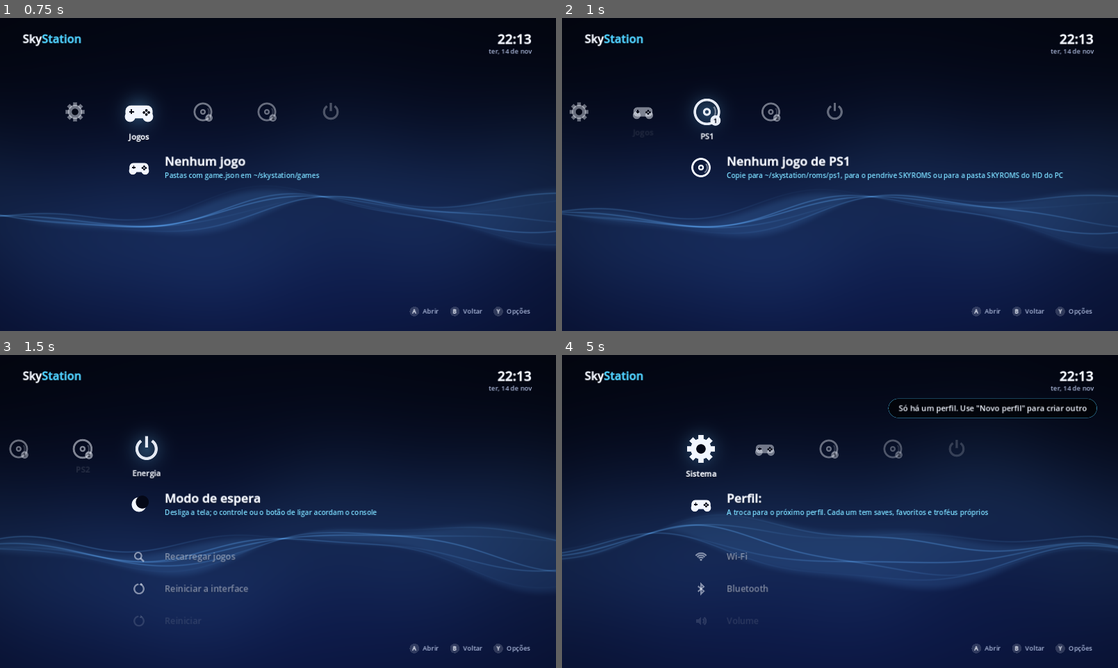
Above: before the commit, frames 1-4 (two rows, left to right).
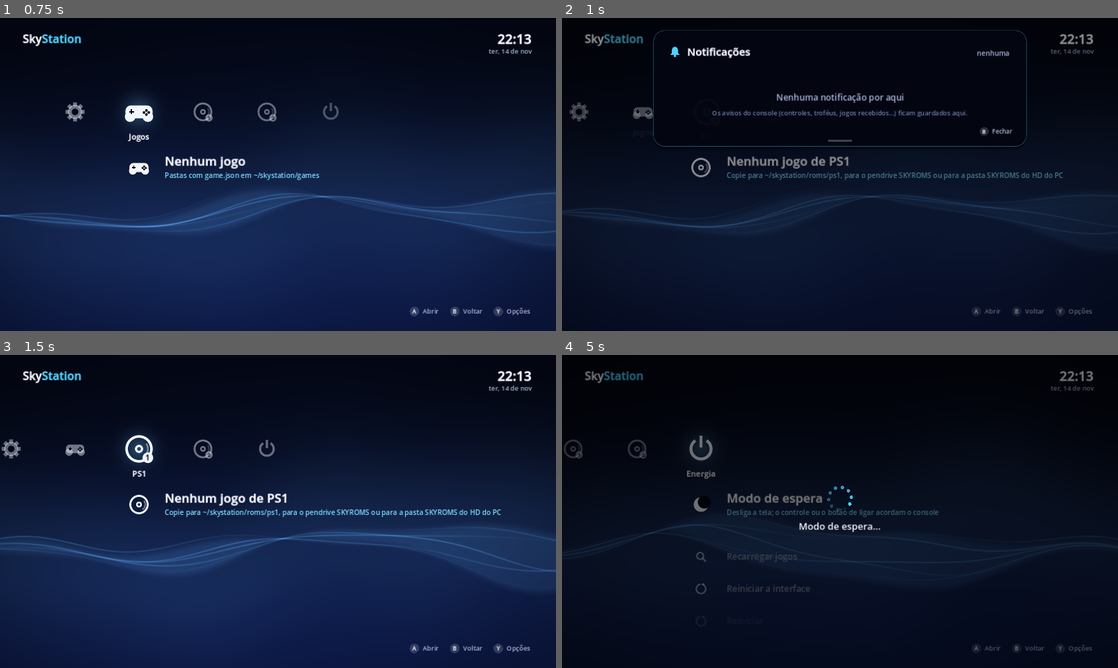
Above: after the commit, the same moments.

Repository: skyy-thedev/skystation
Game: Godot game, scene res://main.tscn
Two runs of this game, one before a commit and one after it. Both use one fixed random seed, a clock stepped at 60 frames per second and the inputs below.
Inputs (mouse positions are in pixels of both pictures, inside the frame that each line leads up to):
- Up to frame 1 (0.75 s): tap Enter (sky_accept) at 0.5, 0.6 s; move the mouse to (400, 158) at 0.52 s; hold Right (sky_right) from 0.53 s (still down); click (400, 158) at 0.67 s
- Up to frame 2 (1 s): keep holding Right (sky_right); tap Space at 0.77 s; tap N (sky_notif, bound only after the commit) at 0.8 s
- Up to frame 3 (1.5 s): move the mouse to (166, 527) at 1.27 s; release Right (sky_right) at 1.28 s; hold Backspace (sky_back) from 1.28 s (still down); tap N (sky_notif, bound only after the commit) at 1.35 s
- Up to frame 4 (5 s): tap Space at 1.52, 3.02, 3.77, 4.52 s; tap X (sky_x, bound only after the commit) at 1.55, 2.1, 4.55 s; move the mouse to (895, 442) at 2.02 s; release Backspace (sky_back) at 2.03 s; hold Right (sky_right) 2.03-2.78 s; tap Delete at 2.3, 2.85 s; move the mouse to (812, 574) at 2.77 s; hold Up (sky_up) 2.78-3.53 s; click (812, 574) at 2.92 s; tap Enter (sky_accept) at 3.05, 3.6 s; move the mouse to (1006, 558) at 3.52 s; hold Left (sky_left) from 3.53 s (still down); tap N (sky_notif, bound only after the commit) at 3.8, 4.35 s; move the mouse to (673, 464) at 4.27 s

Frame 1 is identical in both runs. In frame 2, 65% of the frame differs, in the area x 0-100%, y 3-100%; in frame 3, 2.6%; in frame 4, 69%, in the area x 0-100%, y 5-100%.

Commit message:
Fase 8.1: central de notificações, menu Home redesenhado e gerenciar Bluetooth
- Central de notificações: deslizar um dedo de cima para baixo no touchpad do DS4
  (sky-notify) abre o painel no launcher; com jogo aberto, o Home já na aba
  Notificações. Histórico persistente (skyhist.py, ~/skystation/notificacoes.json)
  gravado pelo sky-notify, sky-trofeus e sky-receber. A abre a seção do aviso,
  Quadrado apaga um, 'Limpar todas', B fecha.
- sky-overlay: redesenho com antialiasing (supersampling 4x com cache), ícones
  no desenho do launcher, onda do XMB, cartão de vidro, itens anteriores acima
  das categorias como no PS3, rodapé com botões em pílula.
- Bluetooth: conectar/desconectar/esquecer aparelhos (sky-config + Configurações).

Co-Authored-By: Claude Opus 5.5 <noreply@anthropic.com>
Claude-Session: https://claude.ai/code/session_01TKVjgVzp9XrpPq4TjJ91nW

Diff:
--- a/console/launcher/main.gd
+++ b/console/launcher/main.gd
@@ -235,6 +235,14 @@
 var job_thread: Thread = null
 var job_cancel_hint: bool = false
 var confirm_delete: bool = false
+# Fase 8.1: central de notificações (touchpad de cima para baixo, como no Android)
+var notif_open: bool = false
+var notif_t: float = 0.0
+var notif_sel: int = 0
+var notif_list: Array = []
+var notif_scroll: float = 0.0
+const NOTIF_ICONS := {"central": "download", "controle": "pad", "usb": "usb", "pendrive": "drive", "jogo": "disc",
+	"disco": "disc", "tv": "monitor", "trofeu": "trophy", "bateria": "battery", "energia": "battery", "calor": "thermo"}
 
 
 # ---------------------------------------------------------------- ciclo de vida
@@ -356,6 +364,8 @@
 	cat_smooth = lerp(cat_smooth, float(cat), k)
 	item_smooth = lerp(item_smooth, float(_cur_item()), k)
 	panel_t = move_toward(panel_t, 1.0 if panel_open else 0.0, delta * 6.0)
+	notif_t = move_toward(notif_t, 1.0 if notif_open else 0.0, delta * 6.5)
+	notif_scroll = lerp(notif_scroll, float(notif_sel), 1.0 - exp(-delta * 12.0))
 
 
 # ---------------------------------------------------------------- entradas
@@ -387,6 +397,8 @@
 	_add_action("sky_accept", [KEY_ENTER, KEY_KP_ENTER, KEY_SPACE], [JOY_BUTTON_A])
 	_add_action("sky_back", [KEY_BACKSPACE, KEY_ESCAPE], [JOY_BUTTON_B])
 	_add_action("sky_menu", [KEY_M, KEY_TAB], [JOY_BUTTON_START, JOY_BUTTON_Y])
+	_add_action("sky_x", [KEY_X, KEY_DELETE], [JOY_BUTTON_X])            # Quadrado no DS4: apagar
+	_add_action("sky_notif", [KEY_N], [])                                # teclado: abrir notificações
 
 
 func _nav_dir() -> Vector2i:
@@ -418,6 +430,12 @@
 
 func _handle_input(delta: float) -> void:
 	if cooldown > 0.0:
+		return
+	if notif_open:
+		_notif_input(delta)
+		return
+	if Input.is_action_just_pressed("sky_notif") and not recv_open and storage_data.is_empty() and not viewer_open:
+		_open_notifs()
 		return
 	if panel_open == false and not recv_open and storage_data.is_empty():
 		_tick_secret(delta)
@@ -1665,6 +1683,15 @@
 			reload_at = t + 0.8
 			covers_at = t + 3.0
 			continue
+		if kind == "painel":
+			# deslize no touchpad (sky-notify): abre/fecha a central, só se o pedido for recente
+			if Time.get_unix_time_from_system() - float(ev.get("t", 0)) < 3.0 and dim_t <= 0.0 \
+					and busy_msg == "" and (settings == null or not settings.visible):
+				if notif_open:
+					_close_notifs()
+				else:
+					_open_notifs()
+			continue
 		if kind == "tv":
 			_apply_tv_scale()
 			_refresh_sys_items()
@@ -2425,7 +2452,9 @@
 			_draw_panel(w, h)
 		if slider_t > 0.0:
 			_draw_slider(w, h)
-	if toast_t > 0.0:
+	if notif_t > 0.0:
+		_draw_notifs(w, h)
+	if toast_t > 0.0 and not notif_open:
 		var ta: float = clamp(toast_t, 0.0, 1.0) * a
 		var icon_w := 34.0 if toast_icon != "" else 0.0
 		# avisos longos (erros com código) quebram em linhas em vez de sair da tela
@@ -2759,6 +2788,202 @@
 		if on:
 			_rrect(Rect2(x + 22, y - 32, pw - 44, 46), Color(accent, 0.16 * e), 10, Color(accent, 0.5 * e), 1)
 		_text(str(panel_items[i][0]), Vector2(x + 44, y), 20, Color(WHITE if on else MUTED, e), on)
+
+
+# ---------------------------------------------------------------- central de notificações (Fase 8.1)
+# Histórico em ~/skystation/notificacoes.json (gravado pelo sky-notify, sky-trofeus e sky-receber via
+# skyhist.py). Abre deslizando um dedo de cima para baixo no touchpad do controle (ou N no teclado).
+# ▲▼ escolhem · A abre a seção do aviso · Quadrado (X) apaga um · "Limpar todas" no topo · B fecha.
+
+func _notif_path() -> String:
+	return home_dir + "/skystation/notificacoes.json"
+
+
+func _notif_load() -> void:
+	var d = JSON.parse_string(_read_text(_notif_path(), "[]"))
+	notif_list = d if typeof(d) == TYPE_ARRAY else []
+
+
+func _notif_save() -> void:
+	var tmp := _notif_path() + ".tmp"
+	var f := FileAccess.open(tmp, FileAccess.WRITE)
+	if f == null:
+		return
+	f.store_string(JSON.stringify(notif_list, "", true, true))   # full_precision: ids grandes intactos
+	f.close()
+	DirAccess.rename_absolute(tmp, _notif_path())   # troca atômica, como o skyhist.py
+
+
+func _open_notifs() -> void:
+	_notif_load()
+	notif_open = true
+	panel_open = false
+	notif_sel = 1 if notif_list.size() > 0 else 0    # 0 = "Limpar todas"; começa na mais nova
+	notif_scroll = float(notif_sel)
+	_play("swoosh")
+	cooldown = 0.2
+
+
+func _close_notifs() -> void:
+	notif_open = false
+	_play("back")
+	cooldown = 0.15
+
+
+func _notif_rows() -> int:
+	return notif_list.size() + (1 if notif_list.size() > 0 else 0)
+
+
+func _notif_input(delta: float) -> void:
+	var d := _nav_dir()
+	if d != hold_dir:
+		hold_dir = d
+		hold_t = 0.38
+		if d.y != 0:
+			_notif_move(d.y)
+	elif d.y != 0:
+		hold_t -= delta
+		if hold_t <= 0.0:
+			hold_t = 0.11
+			_notif_move(d.y)
+	if Input.is_action_just_pressed("sky_back") or Input.is_action_just_pressed("sky_notif"):
+		_close_notifs()
+	elif Input.is_action_just_pressed("sky_accept") and _notif_rows() > 0:
+		if notif_sel == 0:
+			notif_list = []
+			_notif_save()
+			notif_sel = 0
+			_play("back")
+			_toast("Notificações limpas", 2.0, "bell")
+		else:
+			var n: Dictionary = notif_list[notif_sel - 1]
+			_play("accept")
+			notif_open = false
+			_notif_go(str(n.get("kind", "")))
+	elif Input.is_action_just_pressed("sky_x") and notif_sel > 0 and notif_sel <= notif_list.size():
+		notif_list.remove_at(notif_sel - 1)
+		_notif_save()
+		_play("back")
+		if notif_list.is_empty():
+			notif_sel = 0
+		else:
+			notif_sel = clampi(notif_sel, 1, notif_list.size())
+
+
+func _notif_move(dy: int) -> void:
+	var n := _notif_rows()
+	if n <= 1:
+		return
+	var nv := clampi(notif_sel + dy, 0, n - 1)
+	if nv != notif_sel:
+		notif_sel = nv
+		_play("tick")
+
+
+func _goto_cat(cid: String) -> bool:
+	for i in cats.size():
+		if cats[i]["id"] == cid:
+			cat = i
+			return true
+	return false
+
+
+func _notif_go(kind: String) -> void:
+	"""Abre a seção a que o aviso se refere."""
+	match kind:
+		"trofeu":
+			if not _goto_cat("trofeus"):
+				_toast("Os troféus aparecem na categoria Troféus", 2.5, "trophy")
+		"controle":
+			_open_settings(1)        # Configurações → Bluetooth
+		"central":
+			_open_receive()
+		"bateria", "energia", "calor":
+			_goto_cat("energia")
+		"tv":
+			_goto_cat("sistema")
+		"pendrive", "usb", "jogo", "disco":
+			if not _goto_cat("jogos"):
+				_goto_cat("recentes")
+		_:
+			_goto_cat("sistema")
+
+
+func _ago(epoch: float) -> String:
+	var dsec := int(Time.get_unix_time_from_system() - epoch)
+	if dsec < 60:
+		return "agora"
+	if dsec < 3600:
+		return "há %d min" % (dsec / 60)
+	if dsec < 86400:
+		return "há %d h" % (dsec / 3600)
+	return _fmt_when(int(epoch))
+
+
+func _draw_notifs(w: float, h: float) -> void:
+	var e := notif_t * notif_t * (3.0 - 2.0 * notif_t)
+	draw_rect(Rect2(0, 0, w, h), Color(0, 0, 0, 0.45 * e))
+	var pw := minf(860.0, w - 120.0)
+	var ph := minf(h * 0.78, 120.0 + 74.0 * maxf(2.0, float(_notif_rows())))
+	var x := (w - pw) / 2.0
+	var y := -ph + (ph + 28.0) * e        # desce do topo, como a cortina do Android
+	var r := Rect2(x, y, pw, ph)
+	_rrect(Rect2(r.position + Vector2(0, 6), r.size), Color(0, 0, 0, 0.35 * e), 26)
+	_rrect(r, Color(palette[1].darkened(0.25) if not palette.is_empty() else Color.BLACK, 0.94 * e), 26,
+		Color(accent, 0.35 * e), 1)
+	# alça, como a cortina do Android
+	_rrect(Rect2(x + pw / 2.0 - 28, y + ph - 16, 56, 5), Color(WHITE, 0.25 * e), 3)
+	_icon("bell", Vector2(x + 50, y + 50), 30.0, Color(accent, e))
+	_text("Notificações", Vector2(x + 78, y + 59), 24, Color(WHITE, e), true)
+	var cnt := "%d" % notif_list.size() if notif_list.size() > 0 else "nenhuma"
+	_text(cnt, Vector2(x, y + 59), 16, Color(MUTED, e), false, pw - 40, HORIZONTAL_ALIGNMENT_RIGHT)
+	var top := y + 92.0
+	var bottom := y + ph - 64.0
+	if notif_list.is_empty():
+		_text("Nenhuma notificação por aqui", Vector2(x, top + 70), 20, Color(MUTED, e), false, pw,
+			HORIZONTAL_ALIGNMENT_CENTER)
+		_text("Os avisos do console (controles, troféus, jogos recebidos…) ficam guardados aqui.",
+			Vector2(x, top + 104), 15, Color(DIM, e), false, pw, HORIZONTAL_ALIGNMENT_CENTER)
+	else:
+		var row_h := 70.0
+		var view := bottom - top
+		var off := clampf(notif_scroll * row_h - view * 0.4, 0.0, maxf(0.0, _notif_rows() * row_h - view))
+		for i in _notif_rows():
+			var ry := top + i * row_h - off
+			if ry < top - row_h * 0.5 or ry > bottom - row_h * 0.5:
+				continue
+			var on := i == notif_sel
+			var rr := Rect2(x + 22, ry, pw - 44, row_h - 10)
+			if on:
+				_rrect(rr, Color(accent, 0.16 * e), 16, Color(accent, 0.55 * e), 1)
+			if i == 0:
+				_icon("trash", Vector2(rr.position.x + 34, rr.position.y + rr.size.y / 2), 24.0,
+					Color(accent if on else MUTED, e))
+				_text("Limpar todas", Vector2(rr.position.x + 66, rr.position.y + 38), 19,
+					Color(WHITE if on else MUTED, e), on)
+				continue
+			var n: Dictionary = notif_list[i - 1]
+			var ic := str(NOTIF_ICONS.get(str(n.get("kind", "")), "info"))
+			draw_circle(Vector2(rr.position.x + 34, rr.position.y + rr.size.y / 2), 22.0, Color(accent, (0.22 if on else 0.1) * e))
+			_icon(ic, Vector2(rr.position.x + 34, rr.position.y + rr.size.y / 2), 24.0, Color(WHITE if on else MUTED, e))
+			var when := _ago(float(n.get("t", 0)))
+			var ww := font.get_string_size(when, HORIZONTAL_ALIGNMENT_LEFT, -1, 14).x
+			_text(str(n.get("text", "")), Vector2(rr.position.x + 70, rr.position.y + 38), 18,
+				Color(WHITE if on else MUTED, e), on, rr.size.x - 110 - ww)
+			_text(when, Vector2(rr.position.x + rr.size.x - ww - 20, rr.position.y + 37), 14, Color(DIM, e))
+	# rodapé com os botões
+	var hints := [["A", "Abrir"], ["□", "Apagar"], ["B", "Fechar"]] if not notif_list.is_empty() else [["B", "Fechar"]]
+	var hx := x + pw - 34.0
+	var hy := y + ph - 30.0
+	for i in range(hints.size() - 1, -1, -1):
+		var label: String = hints[i][1]
+		var lw := font.get_string_size(label, HORIZONTAL_ALIGNMENT_LEFT, -1, 14).x
+		hx -= lw
+		_text(label, Vector2(hx, hy), 14, Color(MUTED, e))
+		hx -= 28.0
+		draw_circle(Vector2(hx + 10, hy - 5), 10.0, Color(WHITE, 0.16 * e))
+		_text(str(hints[i][0]), Vector2(hx, hy), 12, Color(WHITE, 0.9 * e), true, 20, HORIZONTAL_ALIGNMENT_CENTER)
+		hx -= 24.0
 
 
 func _draw_busy(w: float, h: float) -> void:
@@ -2921,5 +3146,18 @@
 		"thermo":
 			_rrect(Rect2(c.x - s * 0.08, c.y - s * 0.38, s * 0.16, s * 0.5), Color(0, 0, 0, 0), int(s * 0.08), col, int(lw))
 			draw_circle(c + Vector2(0, s * 0.22), s * 0.14, col, true, -1.0, true)
+		"bell":
+			draw_colored_polygon(PackedVector2Array([c + Vector2(-s * 0.30, s * 0.20), c + Vector2(-s * 0.22, s * 0.05),
+				c + Vector2(-s * 0.22, -s * 0.12), c + Vector2(-s * 0.12, -s * 0.28), c + Vector2(s * 0.12, -s * 0.28),
+				c + Vector2(s * 0.22, -s * 0.12), c + Vector2(s * 0.22, s * 0.05), c + Vector2(s * 0.30, s * 0.20)]), col)
+			draw_circle(c + Vector2(0, -s * 0.17), s * 0.2, col, true, -1.0, true)
+			_rrect(Rect2(c.x - s * 0.34, c.y + s * 0.16, s * 0.68, s * 0.08), col, int(s * 0.04))
+			draw_circle(c + Vector2(0, s * 0.31), s * 0.07, col, true, -1.0, true)
+		"trash":
+			_rrect(Rect2(c.x - s * 0.24, c.y - s * 0.18, s * 0.48, s * 0.5), Color(0, 0, 0, 0), int(s * 0.05), col, int(lw))
+			draw_line(c + Vector2(-s * 0.32, -s * 0.24), c + Vector2(s * 0.32, -s * 0.24), col, lw, true)
+			_rrect(Rect2(c.x - s * 0.1, c.y - s * 0.34, s * 0.2, s * 0.08), col, int(s * 0.03))
+			draw_line(c + Vector2(-s * 0.08, -s * 0.06), c + Vector2(-s * 0.08, s * 0.2), col, lw, true)
+			draw_line(c + Vector2(s * 0.08, -s * 0.06), c + Vector2(s * 0.08, s * 0.2), col, lw, true)
 		_:
 			draw_circle(c, s * 0.3, col, false, lw, true)
--- a/console/launcher/settings.gd
+++ b/console/launcher/settings.gd
@@ -218,6 +218,30 @@
 		"bt_pair":
 			status = "Pareando %s…" % it["text"]
 			_async(["bt", "pair", it["arg"]], _on_result.bind(section))
+		"bt_opts":
+			var mac: String = it["arg"]
+			var nm: String = it["name"]
+			items = [
+				{"text": "← Voltar à lista", "action": "bt_back"},
+				{"text": ("Desconectar  " + nm) if it["connected"] else ("Conectar  " + nm),
+					"action": "bt_cmd", "arg": ["disconnect" if it["connected"] else "connect", mac]},
+				{"text": "Esquecer este aparelho", "action": "bt_forget", "arg": mac, "name": nm},
+			]
+			item = 1
+			status = nm + "  (" + mac + ")"
+		"bt_back":
+			_load_section()
+		"bt_cmd":
+			status = "Aguarde…"
+			_async(["bt"] + it["arg"], _on_result.bind(section))
+		"bt_forget":
+			# confirmação: o mesmo item pede um segundo A
+			if it.get("confirm", false):
+				status = "Esquecendo %s…" % it["name"]
+				_async(["bt", "remove", it["arg"]], _on_result.bind(section))
+			else:
+				it["confirm"] = true
+				it["text"] = "Confirmar: esquecer %s?  (aperte A de novo)" % it["name"]
 		"vol_up":
 			_set_volume(volume + 10)
 		"vol_down":
@@ -258,10 +282,14 @@
 		return
 	for d in data["devices"]:
 		var t: String = str(d["name"])
-		if d["paired"]:
+		if d.get("connected", false):
+			t += "   · conectado"
+		elif d["paired"]:
 			t += "   · pareado"
-		items.append({"text": t, "action": "bt_pair", "arg": d["mac"]})
-	status = "%d dispositivo(s)" % (items.size() - 1)
+		# Fase 8.1: aparelho já pareado abre as opções (desconectar, esquecer…); novo vai direto parear
+		items.append({"text": t, "action": "bt_opts" if d["paired"] else "bt_pair", "arg": d["mac"],
+			"name": str(d["name"]), "connected": d.get("connected", false)})
+	status = "%d dispositivo(s)  ·  A em um pareado: conectar, desconectar ou esquecer" % (items.size() - 1)
 	item = clamp(item, 0, items.size() - 1)
 
 
